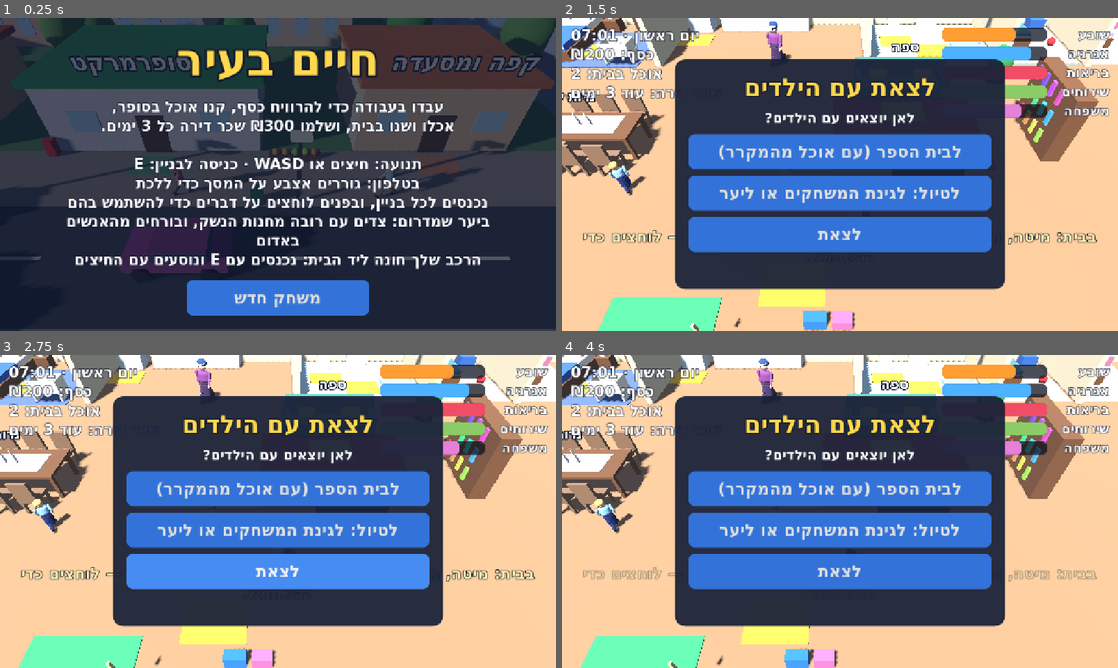
Above: before the commit, frames 1-4 (two rows, left to right).
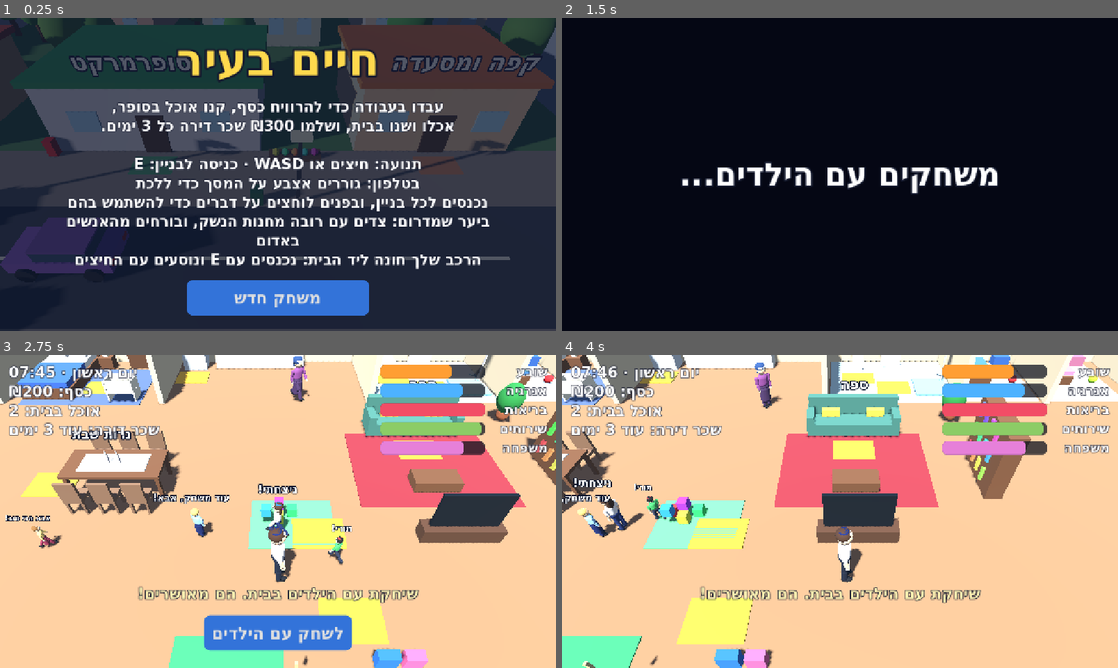
Above: after the commit, the same moments.

Repository: garyjoe/shneyor-games
Game: Godot game, scene res://main.tscn
Same seed, same stepped clock (60 frames per second), same inputs: the game is played once before the commit and once after it.
Inputs (mouse positions are in pixels of both pictures, inside the frame that each line leads up to):
- Up to frame 1 (0.25 s): no input
- Up to frame 2 (1.5 s): tap Enter at 0.5, 0.6 s; move the mouse to (962, 158) at 0.52 s; hold Right (ui_right) 0.53-1.25 s; click (962, 158) at 0.67 s; tap Space at 0.77 s; click "לצאת עם הילדים" (after the commit: "לשחק עם הילדים") at 1.25 s
- Up to frame 3 (2.75 s): drag from (166, 527) to (250, 574) at 2.02 s
- Up to frame 4 (4 s): move the mouse to (895, 442) at 2.77 s; hold Right (ui_right) 2.78-3.5 s; tap 9 at 2.85 s; drag from (812, 574) to (673, 464) at 3.52 s

The runs differ from the first frame. In frame 1, 5.5% of the frame differs, in the area x 0-92%, y 0-82%; in frame 2, 100%, in the area x 0-100%, y 0-100%; in frame 3, 70%; in frame 4, 61%.

Commit message:
Life in the City: a longer day, play at home, a lake beach and a farm
- The clock runs two and a half times slower, so a game day lasts about
  forty real minutes and there is time for the school run and work.
  Each job task takes less game time, and the building site stays open
  until 19:00.
- A play corner at home: play with the children there, which lifts the
  family bar.
- The town is wider again. At the west end there is a lake with a beach,
  parasols and a pier, where you can rest or play with the children. At
  the east end there is a farm with a barn and cows, selling fresh eggs,
  milk and tomatoes for less than the shop, and letting the children
  feed the cows. More houses, pedestrians, cars and forest fill the
  extra space.

Co-Authored-By: Claude Fable 5.2 <noreply@anthropic.com>
Claude-Session: https://claude.ai/code/session_01Dt6dxQhnMkF2JMR9WrQUqG

Diff:
--- a/games/life-city/main.gd
+++ b/games/life-city/main.gd
@@ -2,7 +2,7 @@
 ## Life in the City: a small everyday-life sim. Walk around town, work shifts
 ## for money, buy food, eat, sleep and pay the rent. The scene is built in code.
 
-const HOUR_SECONDS := 40.0         # real seconds per game hour while walking
+const HOUR_SECONDS := 100.0         # real seconds per game hour while walking
 const WALK_SPEED := 7.0
 const RENT := 300
 const RENT_DAYS := 3
@@ -68,11 +68,11 @@
 const JOBS := {
 	"work": {"pay": 20, "tire": 0.0, "from": 8.0, "to": 20.0, "tips": 0, "what": "חבילה"},
 	"diner": {"pay": 15, "tire": 0.0, "from": 11.0, "to": 23.0, "tips": 12, "what": "מנה"},
-	"build": {"pay": 30, "tire": 3.5, "from": 6.0, "to": 16.0, "tips": 0, "what": "לבנים"},
+	"build": {"pay": 30, "tire": 3.5, "from": 6.0, "to": 19.0, "tips": 0, "what": "לבנים"},
 }
 const CAR_HOME := Vector3(-18, 0, -0.5)
-const WEST := -100.0                # the town fence
-const EAST := 140.0
+const WEST := -150.0                # the town fence
+const EAST := 190.0
 const GUITAR_PRICE := 400
 const LESSON_PRICE := 40
 const NAMES: Array[String] = ["דני", "מיכל", "יוסי", "נועה", "אבי", "תמר", "רון", "שירה", "איתי", "מאיה", "עומר", "יעל",
@@ -207,6 +207,9 @@
 var teacher: Person
 var outing_day := 0                # the day you last played outside with the children
 const PLAYGROUND := Vector3(20, 0, 21)
+const LAKE := Vector3(-128, 0, 18)
+const FARM := Vector3(166, 0, 16)
+var play_home_day := 0
 const PICNIC := Vector3(0, 0, FOREST_Z + 9.0)
 const KIDS: Array[int] = [1, 2, 3, 4]      # places of the children in `family`
 const KID_ROOMS: Array[float] = [13.6, 17.6, -13.6, -17.6]   # x of each child's bedroom
@@ -413,15 +416,15 @@
 	lamp_mat.emission = Color(1.0, 0.9, 0.6)
 
 	# Ground, road, pavements.
-	_box(Vector3(360, 1, 260), Vector3(20, -0.5, 35), _mat(Color(0.34, 0.56, 0.3)))
-	_solid(Vector3(360, 1, 260), Vector3(20, -0.5, 35))
-	_box(Vector3(320, 0.04, 6), Vector3(20, 0.02, 1.5), _mat(Color(0.25, 0.26, 0.29)))
+	_box(Vector3(500, 1, 260), Vector3(20, -0.5, 35), _mat(Color(0.34, 0.56, 0.3)))
+	_solid(Vector3(500, 1, 260), Vector3(20, -0.5, 35))
+	_box(Vector3(460, 0.04, 6), Vector3(20, 0.02, 1.5), _mat(Color(0.25, 0.26, 0.29)))
 	var dash := _mat(Color(0.9, 0.9, 0.85))
-	for k in range(-34, 44):
+	for k in range(-51, 61):
 		_box(Vector3(1.8, 0.02, 0.2), Vector3(k * 4.0, 0.05, 1.5), dash)
 	var paving := _mat(Color(0.58, 0.56, 0.53))
-	_box(Vector3(320, 0.04, 4.5), Vector3(20, 0.015, -3.75), paving)
-	_box(Vector3(320, 0.04, 2.0), Vector3(20, 0.015, 5.5), paving)
+	_box(Vector3(460, 0.04, 4.5), Vector3(20, 0.015, -3.75), paving)
+	_box(Vector3(460, 0.04, 2.0), Vector3(20, 0.015, 5.5), paving)
 
 	_building("home", "הבית שלי", -24, 9, 4.2, Color(0.85, 0.7, 0.48), Color(0.68, 0.28, 0.2), 0, 24)
 	_building("market", "סופרמרקט", -8, 12, 4.2, Color(0.78, 0.8, 0.84), Color(0.15, 0.55, 0.3), 7, 22)
@@ -430,7 +433,7 @@
 
 	# Street lamps.
 	var pole_mat := _mat(Color(0.2, 0.2, 0.22))
-	for x: float in [-96.0, -80.0, -64.0, -48.0, -32.0, -16.0, 0.0, 16.0, 32.0, 48.0, 64.0, 80.0, 96.0, 112.0, 128.0]:
+	for x: float in [-144.0, -128.0, -112.0, -96.0, -80.0, -64.0, -48.0, -32.0, -16.0, 0.0, 16.0, 32.0, 48.0, 64.0, 80.0, 96.0, 112.0, 128.0, 144.0, 160.0, 176.0]:
 		_box(Vector3(0.18, 4.2, 0.18), Vector3(x, 2.1, -1.9), pole_mat)
 		_box(Vector3(0.9, 0.25, 0.5), Vector3(x, 4.2, -1.6), lamp_mat)
 
@@ -492,17 +495,18 @@
 	_building("hall", "אולם הופעות", -58, 15, 8.5, Color(0.75, 0.3, 0.3), Color(0.35, 0.1, 0.12), 17, 24)
 	_building("clinic", "מרפאה", -40, 10, 4.2, Color(0.9, 0.92, 0.94), Color(0.75, 0.15, 0.15), 8, 20)
 	_building("diner", "מסעדה", 56, 11, 4.2, Color(0.8, 0.5, 0.35), Color(0.45, 0.15, 0.12), 11, 23)
-	_building("build", "אתר בנייה", 72, 12, 7.0, Color(0.6, 0.58, 0.55), Color(0.9, 0.6, 0.1), 6, 16)
+	_building("build", "אתר בנייה", 72, 12, 7.0, Color(0.6, 0.58, 0.55), Color(0.9, 0.6, 0.1), 6, 19)
 	_build_town_extras()
 	_build_edges()
 	_build_neighbourhood()
 	_build_restroom()
 	_build_school()
 	_build_playground()
+	_build_outskirts()
 	_building("guns", "חנות נשק", 40, 9, 4.2, Color(0.5, 0.52, 0.45), Color(0.25, 0.3, 0.2), 9, 19)
 
 	# Passers-by on the pavements, each with a name.
-	for k in 18:
+	for k in 26:
 		var n := _make_person(Color.from_hsv(rng.randf(), 0.5, 0.88), Color.from_hsv(rng.randf(), 0.3, 0.42))
 		n.dir = 1.0 if k % 2 == 0 else -1.0
 		n.speed = rng.randf_range(1.6, 2.6)
@@ -516,7 +520,7 @@
 	_build_cars()
 
 
-func _cap(radius: float, height: float, pos: Vector3, mat: Material, parent: Node, squash: Vector3 = Vector3.ONE) -> void:
+func _cap(radius: float, height: float, pos: Vector3, mat: Material, parent: Node, squash: Vector3 = Vector3.ONE) -> MeshInstance3D:
 	var mesh := CapsuleMesh.new()
 	mesh.radius = radius
 	mesh.height = height
@@ -528,6 +532,7 @@
 	mi.position = pos
 	mi.scale = squash
 	parent.add_child(mi)
+	return mi
 
 
 ## A person built from rounded parts, with knees and elbows that bend.
@@ -837,7 +842,9 @@
 	reach = 0.35
 	parcels += 1
 	shifts = parcels / 8
-	_skip(0.5, "work")
+	_skip(0.3, "work")
+	energy = maxf(energy - 1.0, 0.0)
+	hunger = maxf(hunger - 0.7, 0.0)
 	energy = maxf(energy - float(job["tire"]), 0.0)
 	var pay := int(int(job["pay"]) * wage / 40.0)
 	var tip := rng.randi_range(0, int(job["tips"])) if int(job["tips"]) > 0 else 0
@@ -976,6 +983,13 @@
 					_add_action("גיטרה · ₪%d" % GUITAR_PRICE, _buy_guitar)
 				elif skill < 15:
 					_add_action("שיעור נגינה (שעה) · ₪%d" % LESSON_PRICE, _lesson)
+			"farm":
+				panel_text.text = _h("ישר מהחווה, טרי וזול יותר מהסופר.")
+				_add_action("ביצים טריות · ₪5", _farm_buy.bind(5, 5))
+				_add_action("חלב טרי · ₪3", _farm_buy.bind(2, 3))
+				_add_action("עגבניות מהשדה · ₪1", _farm_buy.bind(13, 1))
+				if kids == 4:
+					_add_action("להאכיל את הפרות עם הילדים", _feed_cows)
 			"kids_out":
 				if kids != 0:
 					panel_text.text = _h("הילדים כבר לא בבית.")
@@ -1757,6 +1771,12 @@
 			_leave_room()
 		"school":
 			_school_door()
+		"beach":
+			_beach()
+		"farm":
+			_open_panel(p)
+		"play_home":
+			_play_home()
 		"playground":
 			_play_outside("מתנדנדים ומתגלשים בגינה...", "שיחקת עם הילדים בגינה. הם נהנו מאוד!")
 		"picnic":
@@ -2017,8 +2037,8 @@
 func _build_forest() -> void:
 	_sign("היער", Vector3(0, 3.0, FOREST_Z - 3.0), 110)
 	_box(Vector3(0.2, 2.6, 0.2), Vector3(0, 1.3, FOREST_Z - 3.0), _mat(Color(0.3, 0.2, 0.12)))
-	for k in 310:
-		var pos := Vector3(rng.randf_range(-125, 165), 0, rng.randf_range(FOREST_Z, FOREST_END + 25.0))
+	for k in 420:
+		var pos := Vector3(rng.randf_range(-175, 215), 0, rng.randf_range(FOREST_Z, FOREST_END + 25.0))
 		if absf(pos.x) < 3.0 and pos.z < FOREST_Z + 14.0:
 			continue                       # keep a path in from the sign
 		_pine(pos)
@@ -2357,10 +2377,10 @@
 		_tag("%s ₪%d" % [CARS[k]["name"], CARS[k]["price"]], show.position + Vector3(0, 2.6, 0), 44)
 
 	# Two lanes of traffic that loop along the street.
-	for k in 9:
+	for k in 13:
 		var t := _make_car(Color.from_hsv(rng.randf(), rng.randf_range(0.2, 0.75), rng.randf_range(0.5, 0.95)))
 		var east := k % 2 == 0
-		t.position = Vector3(rng.randf_range(-130, 165), 0, 3.6 if east else 1.5)
+		t.position = Vector3(rng.randf_range(-190, 230), 0, 3.6 if east else 1.5)
 		t.rotation.y = PI * 0.5 if east else -PI * 0.5
 		t.set_meta("dir", 1.0 if east else -1.0)
 		t.set_meta("top", rng.randf_range(7.0, 11.0))
@@ -2498,10 +2518,10 @@
 		var now: float = move_toward(t.get_meta("speed"), want, 12.0 * delta)
 		t.set_meta("speed", now)
 		t.position.x += dir * now * delta
-		if dir > 0.0 and t.position.x > 172.0:
-			t.position.x = -135.0
-		elif dir < 0.0 and t.position.x < -135.0:
-			t.position.x = 172.0
+		if dir > 0.0 and t.position.x > 240.0:
+			t.position.x = -200.0
+		elif dir < 0.0 and t.position.x < -200.0:
+			t.position.x = 240.0
 
 
 func _fuel_price() -> int:
@@ -2753,6 +2773,12 @@
 
 	_build_family(o)
 
+	# --- Play corner: a mat with blocks where you play with the children.
+	_box(Vector3(2.6, 0.04, 2.0), o + Vector3(1.6, 0.03, 3.4), _mat(Color(0.4, 0.75, 0.5)))
+	for k in 5:
+		_box(Vector3(0.3, 0.3, 0.3), o + Vector3(0.8 + (k % 3) * 0.4, 0.2 + (k / 3) * 0.3, 3.0 + (k % 2) * 0.3), _mat(Color.from_hsv(k * 0.19, 0.75, 0.95)))
+	_spot("home", "play_home", "פינת משחקים", "לשחק עם הילדים", o + Vector3(2.4, 0, 3.8))
+
 	# --- Desk by the wall
 	_table(o + Vector3(-10.4, 0, 3.6), Vector2(1.4, 2.4), wood.lightened(0.1))
 	_box(Vector3(0.08, 0.6, 0.9), o + Vector3(-10.7, 1.35, 3.6), _mat(Color(0.1, 0.12, 0.16)))
@@ -2987,9 +3013,9 @@
 func _build_town_extras() -> void:
 	# A second row of apartment blocks behind the street.
 	var palette: Array[Color] = [Color(0.78, 0.74, 0.66), Color(0.66, 0.7, 0.76), Color(0.8, 0.68, 0.6), Color(0.7, 0.75, 0.68)]
-	for k in 19:
+	for k in 26:
 		var h := rng.randf_range(9.0, 19.0)
-		_block(Vector3(-118 + k * 15.0 + rng.randf_range(-1.5, 1.5), 0, -27), Vector3(rng.randf_range(9, 12), h, 9), palette[k % 4])
+		_block(Vector3(-168 + k * 15.0 + rng.randf_range(-1.5, 1.5), 0, -27), Vector3(rng.randf_range(9, 12), h, 9), palette[k % 4])
 	# Houses south of the road, east of the park.
 	for k in 4:
 		var hp := Vector3(52 + k * 9.5, 0, 14)
@@ -4003,3 +4029,148 @@
 	hike.prompt = "לטייל עם הילדים ביער"
 	hike.door = pic
 	places.append(hike)
+
+
+func _play_home() -> void:
+	if kids != 0:
+		_toast("הילדים לא בבית עכשיו.")
+		return
+	if energy < 10.0:
+		_toast("אתה עייף מדי לשחק עכשיו.")
+		return
+	var first := play_home_day != day
+	play_home_day = day
+	_time_skip("משחקים עם הילדים...", func() -> void:
+		_skip(0.75, "awake")
+		energy = maxf(energy - 4.0, 0.0)
+		family_joy = minf(family_joy + (10.0 if first else 4.0), 100.0)
+		for k: int in KIDS:
+			_say(family[k], ["ניצחתי!", "עוד משחק, אבא!", "תורי!", "אבא הכי טוב!"][k - 1], 5.0)
+		_toast("שיחקת עם הילדים בבית. הם מאושרים!"))
+
+
+func _beach() -> void:
+	if kids == 4:
+		_play_outside("בונים ארמונות בחול על שפת האגם...", "שיחקת עם הילדים על חוף האגם!")
+		return
+	if energy > 92.0:
+		_toast("אתה לא עייף. אפשר סתם ליהנות מהנוף.")
+		return
+	_time_skip("נחים על חוף האגם...", func() -> void:
+		_skip(1.0, "awake")
+		energy = minf(energy + 18.0, 100.0)
+		_toast("נחת שעה על החוף. מרגיע."))
+
+
+func _farm_buy(pid: int, price: int) -> void:
+	if _shabbat_block():
+		return
+	if money < price:
+		_toast("אין מספיק כסף.")
+		_play("no")
+		return
+	if fridge.size() >= FRIDGE_MAX:
+		_toast("אין מקום במקרר בבית.")
+		_play("no")
+		return
+	money -= price
+	fridge.append(pid)
+	_play("pay")
+	_toast("קנית %s טרי מהחווה." % PRODUCTS[pid]["name"])
+	_refresh_panel()
+
+
+func _feed_cows() -> void:
+	_close_panel()
+	_play_outside("מאכילים את הפרות...", "האכלתם את הפרות בחווה. הילדים התלהבו!")
+
+
+## More to see at both ends of town: a lake with a beach, and a farm.
+func _build_outskirts() -> void:
+	# --- The lake
+	var water := CylinderMesh.new()
+	water.top_radius = 11.0
+	water.bottom_radius = 11.0
+	water.height = 0.06
+	var lake := MeshInstance3D.new()
+	lake.mesh = water
+	lake.material_override = _mat(Color(0.25, 0.55, 0.85))
+	lake.position = LAKE + Vector3(0, 0.04, 6)
+	add_child(lake)
+	var shore := StaticBody3D.new()
+	var shore_shape := CollisionShape3D.new()
+	var round := CylinderShape3D.new()
+	round.radius = 10.8
+	round.height = 3.0
+	shore_shape.shape = round
+	shore.add_child(shore_shape)
+	shore.position = LAKE + Vector3(0, 1.5, 6)
+	add_child(shore)
+	_box(Vector3(26, 0.04, 9), LAKE + Vector3(0, 0.02, -8.5), _mat(Color(0.93, 0.85, 0.6)))        # sand
+	_box(Vector3(1.6, 0.25, 9.0), LAKE + Vector3(6, 0.35, -1.0), _mat(Color(0.5, 0.35, 0.2)))      # pier
+	for k in 4:
+		_box(Vector3(0.2, 0.9, 0.2), LAKE + Vector3(6 + (0.7 if k % 2 == 0 else -0.7), 0.3, -4.5 + (k / 2) * 6.5), _mat(Color(0.4, 0.28, 0.16)))
+	for k in 3:
+		var px := LAKE + Vector3(-8 + k * 5.0, 0, -8.5)
+		_box(Vector3(0.1, 2.2, 0.1), px + Vector3(0, 1.1, 0), _mat(Color(0.9, 0.9, 0.9)))
+		_ball(1.2, px + Vector3(0, 2.3, 0), _mat(Color.from_hsv(k * 0.3, 0.7, 0.95)), self, Vector3(1.0, 0.3, 1.0))
+		_box(Vector3(0.8, 0.12, 1.8), px + Vector3(1.2, 0.25, 0), _mat(Color(0.95, 0.95, 0.9)))    # sun bed
+	_sign("חוף האגם", LAKE + Vector3(0, 3.2, -12.6), 80)
+	_box(Vector3(0.15, 2.8, 0.15), LAKE + Vector3(0, 1.4, -12.6), _mat(Color(0.2, 0.2, 0.22)))
+	_box(Vector3(2.4, 0.05, 1.6), LAKE + Vector3(-2, 0.05, -7.5), _mat(Color(0.95, 0.75, 0.2)))
+	var beach := Place.new()
+	beach.key = "beach"
+	beach.title = "חוף האגם"
+	beach.prompt = "לנוח או לשחק על החוף"
+	beach.door = LAKE + Vector3(-2, 0, -7.5)
+	places.append(beach)
+
+	# --- The farm
+	_box(Vector3(9, 5, 7), FARM + Vector3(-6, 2.5, 4), _mat(Color(0.7, 0.18, 0.15)))             # barn
+	_box(Vector3(9.6, 0.5, 7.6), FARM + Vector3(-6, 5.2, 4), _mat(Color(0.35, 0.3, 0.28)))
+	_box(Vector3(2.6, 3.2, 0.1), FARM + Vector3(-6, 1.6, 0.47), _mat(Color(0.95, 0.93, 0.85)))
+	_solid(Vector3(9, 5, 7), FARM + Vector3(-6, 2.5, 4))
+	_box(Vector3(14, 0.04, 10), FARM + Vector3(7, 0.02, 4), _mat(Color(0.5, 0.42, 0.25)))          # paddock
+	_fence(FARM + Vector3(0, 0, -1), FARM + Vector3(14, 0, -1))
+	_fence(FARM + Vector3(0, 0, 9), FARM + Vector3(14, 0, 9))
+	_fence(FARM + Vector3(14, 0, -1), FARM + Vector3(14, 0, 9))
+	for k in 4:
+		var cow := Node3D.new()
+		cow.position = FARM + Vector3(3 + k * 2.8, 0, 2 + (k % 2) * 4)
+		cow.rotation.y = k * 1.3
+		add_child(cow)
+		var hide := _mat(Color(0.96, 0.96, 0.94))
+		var patch := _mat(Color(0.12, 0.1, 0.1))
+		_cap(0.5, 1.9, Vector3(0, 1.1, 0), hide, cow).rotation.x = PI * 0.5
+		_ball(0.3, Vector3(0.2, 1.3, 0.2), patch, cow, Vector3(1.2, 0.8, 1.4))
+		_ball(0.25, Vector3(-0.25, 1.25, -0.4), patch, cow, Vector3(1.0, 0.8, 1.2))
+		_ball(0.3, Vector3(0, 1.35, 1.15), hide, cow, Vector3(0.9, 0.9, 1.3))
+		for sx: float in [-0.3, 0.3]:
+			for sz: float in [-0.6, 0.6]:
+				_box(Vector3(0.16, 0.7, 0.16), Vector3(sx, 0.35, sz), hide, cow)
+	for k in 3:
+		_cap(0.6, 1.6, FARM + Vector3(-10.5 + k * 1.3, 0.6, -1.5), _mat(Color(0.9, 0.78, 0.35)), self).rotation.z = PI * 0.5
+	_sign("החווה", FARM + Vector3(-6, 6.4, 0.6), 96)
+	var farmer := _make_person(Color(0.3, 0.45, 0.7), Color(0.35, 0.3, 0.2))
+	farmer.speed = 0.0
+	farmer.root.position = FARM + Vector3(-2.2, 0, -1.8)
+	_add_townsperson(farmer)
+	farmer.name = "החוואי גדי"
+	_box(Vector3(2.4, 0.05, 1.6), FARM + Vector3(-4.5, 0.05, -2.2), _mat(Color(0.95, 0.75, 0.2)))
+	var stand := Place.new()
+	stand.key = "farm"
+	stand.title = "החווה"
+	stand.prompt = "לקנות מהחווה"
+	stand.door = FARM + Vector3(-4.5, 0, -2.2)
+	places.append(stand)
+	# A few more homes along the longer street.
+	var palette: Array[Color] = [Color(0.82, 0.74, 0.6), Color(0.68, 0.76, 0.8), Color(0.8, 0.66, 0.62), Color(0.72, 0.78, 0.66)]
+	for k in 5:
+		var hp := Vector3([-112.0, -126.0, -140.0, 148.0, 162.0][k], 0, -10)
+		_box(Vector3(8, 3.8, 7), hp + Vector3(0, 1.9, 0), _mat(palette[k % 4]))
+		_box(Vector3(8.6, 0.4, 7.6), hp + Vector3(0, 4.0, 0), _mat(Color(0.55, 0.22, 0.18)))
+		_box(Vector3(1.3, 2.3, 0.1), hp + Vector3(0, 1.15, 3.53), _mat(Color(0.3, 0.2, 0.12)))
+		for sx: float in [-2.5, 2.5]:
+			_box(Vector3(1.5, 1.2, 0.1), hp + Vector3(sx, 2.1, 3.53), window_mat)
+		_solid(Vector3(8, 3.8, 7), hp + Vector3(0, 1.9, 0))
+		_tree(hp + Vector3(5.5, 0, 2.0))
